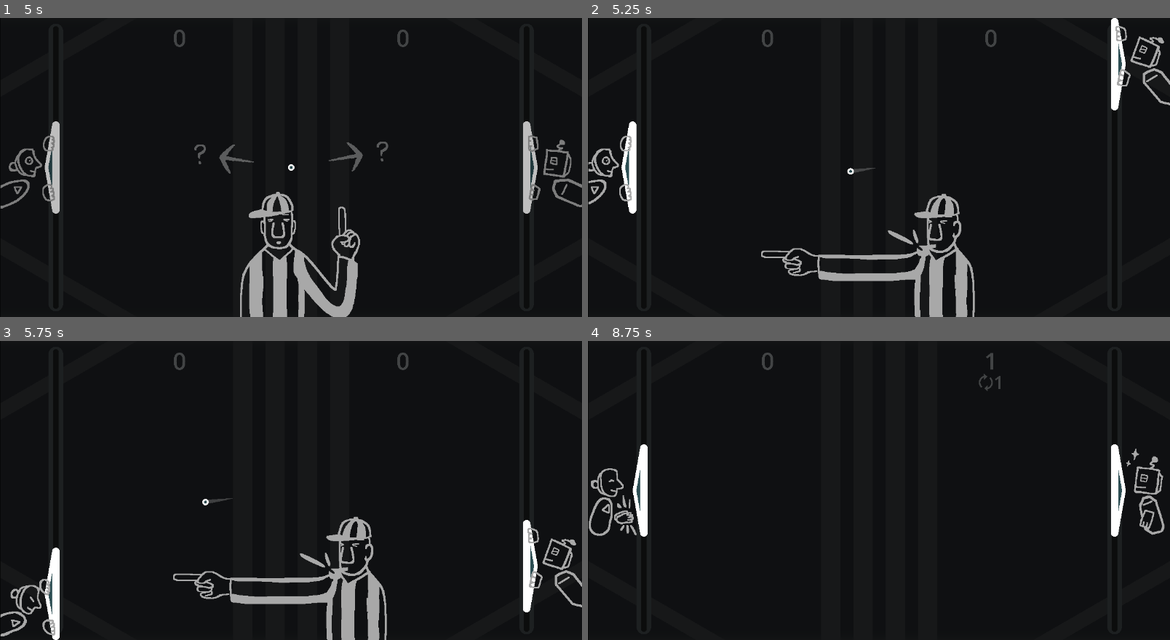
Above: before the commit, frames 1-4 (two rows, left to right).
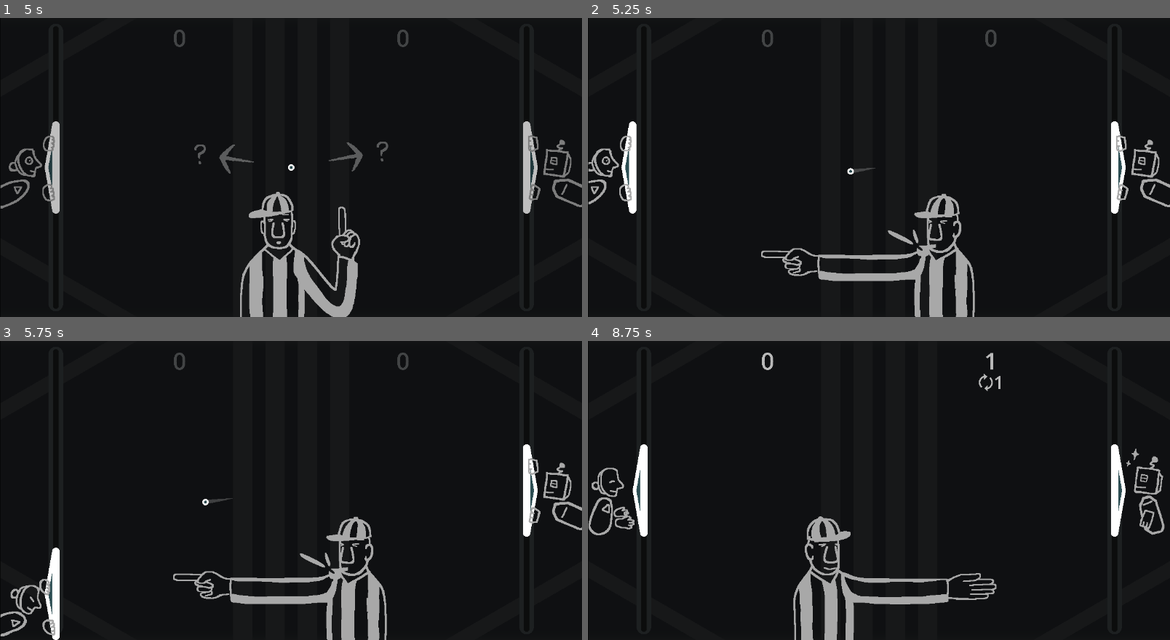
Above: after the commit, the same moments.

Repository: pixerhp/Pixers-Pong
Game: Godot game, scene res://scenes/topscenes/gameplay_topscene.tscn
Two runs of this game, one before a commit and one after it. Both use one fixed random seed, a clock stepped at 60 frames per second and the inputs below.
Inputs (mouse positions are in pixels of both pictures, inside the frame that each line leads up to):
- Up to frame 1 (5 s): move the mouse to (419, 152) at 0.52 s; hold D (plr1_bump_right) 0.53-1.28 s; tap Shift (plr1_slow) at 0.6, 2.1, 3.6 s; click (419, 152) at 0.67 s; move the mouse to (174, 182) at 1.27 s; hold S (plr1_down) 1.28-2.03 s; tap Keypad 0 (plr2_slow) at 1.35, 2.85, 4.35 s; move the mouse to (349, 101) at 2.02 s; hold D (plr1_bump_right) 2.03-2.78 s; move the mouse to (261, 227) at 2.77 s; hold W (plr1_up) 2.78-3.53 s; click (261, 227) at 2.92 s; move the mouse to (465, 212) at 3.52 s; hold A (plr1_bump_left) from 3.53 s (still down); move the mouse to (116, 122) at 4.27 s
- Up to frame 2 (5.25 s): move the mouse to (908, 167) at 5.02 s; release A (plr1_bump_left) at 5.03 s; hold S (plr1_down) from 5.03 s (still down); tap Shift (plr1_slow) at 5.1 s; click (908, 167) at 5.17 s
- Up to frame 3 (5.75 s): keep holding S (plr1_down)
- Up to frame 4 (8.75 s): move the mouse to (791, 415) at 5.77 s; release S (plr1_down) at 5.78 s; hold D (plr1_bump_right) 5.78-6.53 s; tap Keypad 0 (plr2_slow) at 5.85, 7.35 s; move the mouse to (1007, 475) at 6.52 s; hold W (plr1_up) 6.53-7.28 s; tap Shift (plr1_slow) at 6.6, 8.1 s; move the mouse to (762, 505) at 7.27 s; hold D (plr1_bump_right) 7.28-8.03 s; click (762, 505) at 7.42 s; move the mouse to (937, 424) at 8.02 s; hold S (plr1_down) from 8.03 s (still down)

Frame 1 is identical in both runs. In frame 2, 2.0% of the frame differs, in the area x 89-100%, y 0-66%; in frame 3, 1.8%; in frame 4, 3.4%, in the area x 0-71%, y 3-100%.

Commit message:
Winloss reserve animation progress

Diff:
--- a/scripts/autoloaded/globals.gd
+++ b/scripts/autoloaded/globals.gd
@@ -10,7 +10,7 @@
 
 var plr1_cpu_mode: int = CPU_MODES.OFF
 var plr1_force_slow: bool = false
-var plr2_cpu_mode: int = CPU_MODES.ZIGZAGGER
+var plr2_cpu_mode: int = CPU_MODES.OFF_BUT_YOURE_A_ROBOT
 var plr2_force_slow: bool = false
 
 var plr1_score: int = 0
--- a/scripts/gameplay_script.gd
+++ b/scripts/gameplay_script.gd
@@ -12,6 +12,8 @@
 	if is_game_paused:
 		return
 	checkdo_first_serve()
+	if not (winloss_reserve_p1_to_conclude):
+		checkdo_winloss_condition()
 	checkdo_winloss_reserve()
 	if not should_handle_regular_gameplay():
 		return
@@ -176,6 +178,7 @@
 	if Globals.plr2_streak == 0: %RightScoreStreak/%StreakContainer/%StreakLabel.text = ""
 	else: %RightScoreStreak/%StreakContainer/%StreakLabel.text = STREAK_PREFIX + str(Globals.plr2_streak)
 
+# Animations convenience functions:
 func is_in_range_i(value: int, range_min: int, range_max: int) -> bool:
 	return ((range_min <= value) and (value <= range_max))
 func is_in_range_f(value: float, range_min: float, range_max: float) -> bool:
@@ -184,6 +187,14 @@
 	return ((current - range_start) / (range_end - range_start))
 func ease_out_back(ratio: float, c: float) -> float:
 	return 1 + ((c + 1) * pow(ratio - 1, 3)) + (c *  pow(ratio - 1, 2))
+func ease_out(ratio: float, power: float) -> float:
+	return 1 - pow(1 - ratio, power);
+func ease_in_out(ratio: float, power: float) -> float:
+	return (
+		(pow(2, power - 1) * pow(ratio, power))
+		if (ratio < 0.5) else
+		(1 - (pow((-2.0 * ratio) + 2, power) / 2.0)))
+
 
 # Constants, variables and code related to the 'first serve' that occurs when you start playing:
 var first_serve_start_time: int = Time.get_ticks_msec()
@@ -246,7 +257,7 @@
 		%Referee.play("count_2")
 	else:
 		%Referee.play("count_1")
-	# Arrow pointers fade-in and viwsibility:
+	# Arrow pointers fade-in and visibility:
 	const ARROWS_FADEIN_START: float = REF_COUNT_START / 2.0
 	const ARROWS_FADEIN_END: float = REF_COUNT_START
 	%PrimaryArrowPointer.visible = playthrough > ARROWS_FADEIN_START
@@ -296,13 +307,24 @@
 var winloss_reserve_ball_s_pos: Vector2 = Vector2()
 var winloss_reserve_lpad_s_pos: Vector2 = Vector2()
 var winloss_reserve_rpad_s_pos: Vector2 = Vector2()
-func initiate_winloss_reserve():
+func checkdo_winloss_condition():
+	# Check whether the ball is significantly past the left/right paddle:
+	const EDGE_CLEARANCE: float = 60.0
+	if not (abs(%Ball.position.x - (Globals.GAME_SIZE.x / 2.0)) > ((Globals.GAME_SIZE.x / 2.0) + EDGE_CLEARANCE)):
+		return
+	# Change player scores/streaks:
+	if (%Ball.position.x < (Globals.GAME_SIZE.x / 2.0)):
+		Globals.plr2_score += 1; Globals.plr2_streak += 1; Globals.plr1_streak = 0;
+	else:
+		Globals.plr1_score += 1; Globals.plr1_streak += 1; Globals.plr2_streak = 0;
+	update_scores_text()
+	# Update other variables in preparation for the winloss animations:
 	winloss_reserve_ball_s_pos = %Ball.position
 	winloss_reserve_lpad_s_pos = %LeftPaddle.position
 	winloss_reserve_rpad_s_pos = %RightPaddle.position
 	reset_balltrail()
-	update_scores_text()
 	winloss_reserve_start_time = Time.get_ticks_msec()
+
 
 var winloss_reserve_start_time: int = -9999999
 func checkdo_winloss_reserve():
@@ -331,18 +353,48 @@
 
 # !!! Note: plan is to make the scores opaque, scale them up and move them,
 # and rotate them back and forth slightly after a win/lose, and then transition them back to normal.
-const WINLOSS_RESERVE_P1_DURATION: int = 4000
+const WINLOSS_RESERVE_P1_DURATION: int = 5000
 func handle_winloss_reserve_p1_animation(playthrough: float):
-	# Paddles slide-to-reset animation:
+	# Score/streak animation:
+	const SCORE_FADEIN_START: float = 0.0
+	const SCORE_FADEIN_END: float = 0.2
+	%LeftScoreStreak.modulate = Color(1.0, 1.0, 1.0, 0.24 +
+		clampf(proportion_from_range(playthrough, SCORE_FADEIN_START, SCORE_FADEIN_END), 0.0, 1.0) * 0.5)
+	%RightScoreStreak.modulate = %LeftScoreStreak.modulate
+	# Referee slide-in animation:
+	const REF_SLIDEIN_START: float = 0.0
+	const REF_SLIDEIN_END: float = 0.15
+	%Referee.position.y = Globals.GAME_SIZE.y + (144.0 - (288.0 *
+		clampf(proportion_from_range(playthrough, REF_SLIDEIN_START, REF_SLIDEIN_END), 0.0, 1.0)))
+	# Referee animation:
+	const REF_COUNT_START: float = 0.675
+	const REF_COUNT_END: float = 1.0
+	const REF_COUNT_MID1: float = REF_COUNT_START + ((REF_COUNT_END - REF_COUNT_START) / 3.0)
+	const REF_COUNT_MID2: float = REF_COUNT_START + ((REF_COUNT_END - REF_COUNT_START) / 1.5)
+	if (playthrough < REF_COUNT_START):
+		%Referee.scale.x = (-1.0 if (Globals.plr1_streak > 0) else 1.0)
+		%Referee.play("winner_gesture")
+	else:
+		%Referee.scale.x = 1.0
+		if (playthrough < REF_COUNT_MID1):
+			%Referee.play("count_3")
+		elif (playthrough < REF_COUNT_MID2):
+			%Referee.play("count_2")
+		else:
+			%Referee.play("count_1")
+	# Paddles sliding animation:
 	const PADS_SLIDE_START: float = 0.0
 	const PADS_SLIDE_END: float = 0.1
-	var weight: float = clampf(proportion_from_range(playthrough, PADS_SLIDE_START, PADS_SLIDE_END), 0.0, 1.0)
+	var weight: float = ease_in_out(clampf(proportion_from_range(playthrough, PADS_SLIDE_START, PADS_SLIDE_END), 0.0, 1.0), 2.0)
 	%LeftPaddle.position = ((winloss_reserve_lpad_s_pos * (1.0-weight)) +
 		(Vector2(120, Globals.GAME_SIZE.y / 2.0) * weight))
 	%RightPaddle.position = ((winloss_reserve_rpad_s_pos * (1.0-weight)) +
 		(Vector2(Globals.GAME_SIZE.x - 120, Globals.GAME_SIZE.y / 2.0) * weight))
 	# Paddle character animations:
-	if (playthrough < PADS_SLIDE_END):
+	if (playthrough > REF_COUNT_START):
+		%LeftPaddle.modulate = Color.GRAY
+		%RightPaddle.modulate = Color.GRAY
+	if ((playthrough < PADS_SLIDE_END) or (playthrough > REF_COUNT_START)):
 		%LeftPaddle/%AnimChar.play("plr_idle" if (Globals.plr1_cpu_mode == Globals.CPU_MODES.OFF) else "bot_idle")
 		%RightPaddle/%AnimChar.play("plr_idle" if (Globals.plr2_cpu_mode == Globals.CPU_MODES.OFF) else "bot_idle")
 	else:
@@ -354,13 +406,30 @@
 			("plr_win" if (Globals.plr2_cpu_mode == Globals.CPU_MODES.OFF) else "bot_win")
 			if (Globals.plr2_streak > 0) else
 			("plr_lose" if (Globals.plr2_cpu_mode == Globals.CPU_MODES.OFF) else "bot_lose"))
-	pass
+	# Arrow pointers fade-in and visibility:
+	const ARROWS_FADEIN_START: float = 0.5
+	const ARROWS_FADEIN_END: float = REF_COUNT_MID1
+	%PrimaryArrowPointer.visible = playthrough > ARROWS_FADEIN_START
+	%SecondaryArrowPointer.visible = %PrimaryArrowPointer.visible
+	%PrimaryArrowPointer/%QuestionSprite.visible = %PrimaryArrowPointer.visible
+	%SecondaryArrowPointer/%QuestionSprite.visible = %PrimaryArrowPointer/%QuestionSprite.visible
+	%PrimaryArrowPointer.modulate = Color(1.0, 1.0, 1.0,
+		clampf(proportion_from_range(playthrough, ARROWS_FADEIN_START, ARROWS_FADEIN_END) / 2.0, 0.0, 0.5))
+	%SecondaryArrowPointer.modulate = %PrimaryArrowPointer.modulate
+	# Arrow pointers movement:
+	%PrimaryArrowPointer/%RotationContainer.rotation_degrees = (
+		(22.5 * sin(float(Time.get_ticks_msec()) / 324.34)))
+	%SecondaryArrowPointer/%RotationContainer.rotation_degrees = 180 + (
+		(22.5 * sin(float(Time.get_ticks_msec() + 32528437) / 284.83)))
 
 var winloss_reserve_p1_to_conclude: bool = false
 func handle_winloss_reserve_p1_conclusion():
+	reset_referee()
 	reset_paddles()
-
-	temptest_reserve_ball()
+	reset_arrow_pointers()
+
+	reset_ball()
+	ball_velocity = random_serve_velocity()
 
 const WINLOSS_RESERVE_P2_DURATION: int = 1000
 func handle_winloss_reserve_p2_animation(playthrough: float):
@@ -368,6 +437,8 @@
 
 var winloss_reserve_p2_to_conclude: bool = false
 func handle_winloss_reserve_p2_conclusion():
+	reset_scores_visuals()
+	reset_referee()
 	pass
 
 # [a temporary placeholder for re-serving the ball, has no animations or variation]
@@ -826,31 +897,19 @@
 	rem_add_ballshapecast_coll_exceptions(%CeilingCollider)
 	rem_add_ballshapecast_coll_exceptions(%FloorCollider)
 
-	# Re-serve the ball if it goes out-of-bounds to the left/right, else update its data.
-	if abs(ball_curr_position.x - (Globals.GAME_SIZE.x / 2.0)) > ((Globals.GAME_SIZE.x / 2.0) + 20):
-		if ball_curr_position.x < Globals.GAME_SIZE.x / 2.0:
-			Globals.plr2_score += 1
-			Globals.plr2_streak += 1
-			Globals.plr1_streak = 0
-		else:
-			Globals.plr1_score += 1
-			Globals.plr1_streak += 1
-			Globals.plr2_streak = 0
-		initiate_winloss_reserve()
-	else:
-		# Ensure that the ball can never end up beyond a wall, in case of innacurate collision:
-		if ball_curr_position.y < BALL_Y_TOPLIMIT:
-			ball_curr_position.y = BALL_Y_TOPLIMIT + (BALL_Y_TOPLIMIT - ball_curr_position.y)
-			ball_velocity.y = abs(ball_velocity.y)
-		if ball_curr_position.y > BALL_Y_BOTTOMLIMIT:
-			ball_curr_position.y = BALL_Y_BOTTOMLIMIT - (ball_curr_position.y - BALL_Y_BOTTOMLIMIT)
-			ball_velocity.y = -1.0 * abs(ball_velocity.y)
-
-		# Ball speed reddening effect:
-		#%Ball.modulate = Color.from_hsv(
-			#0.014, (ball_velocity.length() / Globals.ball_max_speed) * 0.25, 1.004, 1.0)
-
-		%Ball.position = ball_curr_position
+	# Ensure that the ball can never end up beyond a wall, in case of innacurate collision:
+	if ball_curr_position.y < BALL_Y_TOPLIMIT:
+		ball_curr_position.y = BALL_Y_TOPLIMIT + (BALL_Y_TOPLIMIT - ball_curr_position.y)
+		ball_velocity.y = abs(ball_velocity.y)
+	if ball_curr_position.y > BALL_Y_BOTTOMLIMIT:
+		ball_curr_position.y = BALL_Y_BOTTOMLIMIT - (ball_curr_position.y - BALL_Y_BOTTOMLIMIT)
+		ball_velocity.y = -1.0 * abs(ball_velocity.y)
+
+	# Ball speed reddening effect:
+	#%Ball.modulate = Color.from_hsv(
+		#0.014, (ball_velocity.length() / Globals.ball_max_speed) * 0.25, 1.004, 1.0)
+
+	%Ball.position = ball_curr_position
 
 var ballshapecast_current_exceptions: Array[Area2D] = []
 func rem_add_ballshapecast_coll_exceptions(to_remove: Area2D, to_add: Area2D = null):
Binary file changed: assets/art/referee.png
